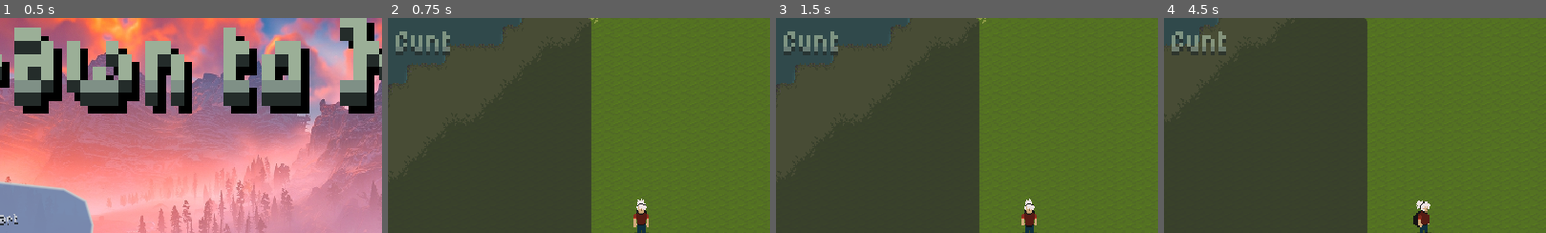
Above: before the commit, frames 1-4 (left to right).
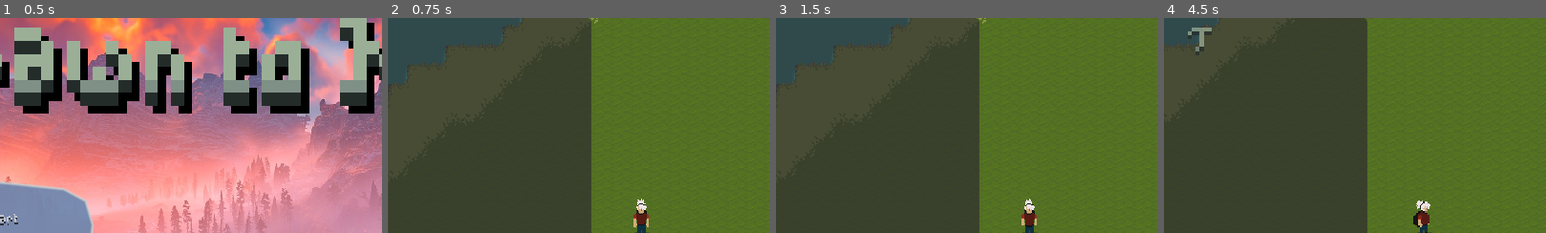
Above: after the commit, the same moments.

Repository: ivangoncharuk/DrawnToMagic
Game: Godot game, scene res://gui/main_menu/main_menu.tscn
The game is run twice, just before and just after one commit, with the same random seed, the same clock (stepped at 60 frames per second) and the same inputs.
Inputs (mouse positions are % of the whole screen's width and height, from its top left):
- Up to frame 1 (0.5 s): no input
- Up to frame 2 (0.75 s): click "Start" at 0.5 s
- Up to frame 3 (1.5 s): click "toggle control map" at 1.25 s
- Up to frame 4 (4.5 s): tap Enter at 2, 3.8 s; drag from (22, 39) to (44, 90) at 2.02 s; drag from (30, 55) to (44, 90) at 2.77 s; move the mouse to (60, 28) at 3.52 s; hold D (right) 3.53-4.25 s; hold Tab (toggle_glyph_drawing_window) 3.53-4.25 s; drag from (45, 70) to (78, 92) at 4.27 s
The pictures show only the part of the screen within x 17-67%, y 0-50%; the shares and areas given below are measured in that part.

Frame 1 is identical in both runs. In frame 2, 0.6% of the frame differs, in the area x 2-17%, y 6-18%; in frame 3, 0.6%; in frame 4, 1.0%, in the area x 2-17%, y 4-18%.
Error in both runs: Out of bounds get index '0' (on base: 'Array[GesturePoint]') (res://scripts/gesture_recognition/gesture.gd:118)

Commit message:
Updated label for result

Diff:
--- a/gui/game_ui.tscn
+++ b/gui/game_ui.tscn
@@ -162,7 +162,6 @@
 offset_bottom = 38.0
 grow_horizontal = 2
 scale = Vector2(6, 6)
-text = "cunt"
 horizontal_alignment = 1
 
 [connection signal="pressed" from="Control/ToggleControlsPanel" to="." method="_on_toggle_controls_panel_pressed"]
--- a/gui/recognizer.gd
+++ b/gui/recognizer.gd
@@ -1,7 +1,7 @@
 extends Control
 
 @onready var draw_surface: DrawSurface = $DrawSurface
-
+@onready var result_label: Label = %Result
 
 var recognizer := GestureRecognizer.new()
 
@@ -251,6 +251,7 @@
 		if event.is_pressed() and event.keycode == KEY_ENTER:
 			var result := recognizer.recognize(draw_surface.get_points())
 			print_debug(result.name, " ", result.score, " ", result.time)
+			result_label.text = str(result.name)
 			draw_surface.clear()
 
 func _ready() -> void:
--- a/scripts/gesture_recognition/draw_surface.gd
+++ b/scripts/gesture_recognition/draw_surface.gd
@@ -8,7 +8,7 @@
 var is_visible := false
 @export var _brush_width: float = 1.0
 @export var _start_with_dot := true
-@onready var result_label: Label = %Result
+
 # Handle GUI input events.
 func _gui_input(event: InputEvent) -> void:
 	# Process mouse motion events.
